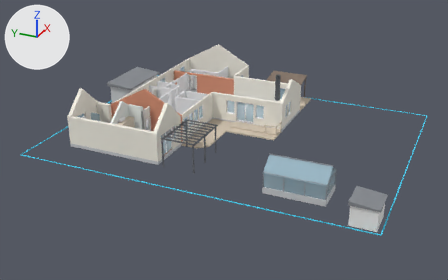
An edit to the glTF model models/Barkgatan3_ext_west_45deg_flush_cutaway.glb, drawn before and after from the same camera.
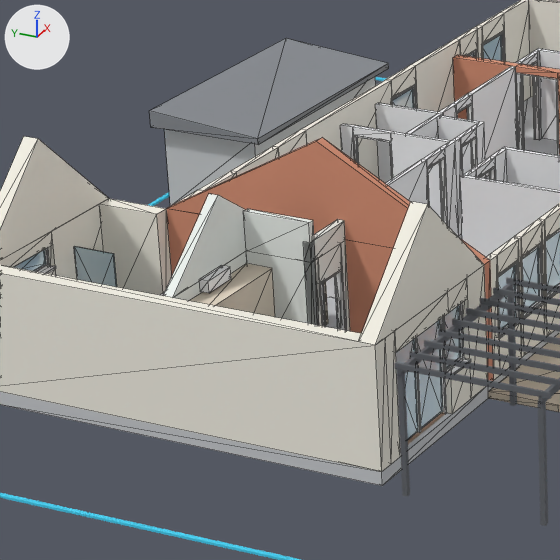
Each version appears first whole from a 50 mm lens placed at (-46.3, -25.2, 24.5), pointed at (2.9, -3.0, -0.1), and next in a close-up on the part from 17% to 44% of the width and 21% to 65% of the height. Lighting does not change. The marker at upper left points along +X, +Y and +Z. The last two pictures show the newer version. The close-ups show mesh edges as thin lines. Vertices at exactly the same position are counted once.

The scene before the commit, as lines of its bpy script (objects in view):
```python
me_geometry_16 = bpy.data.meshes.new('geometry_16')
me_geometry_16.from_pydata(...)  # 128 vertices, 192 faces; spans x -4.55..0.0, y -3.75..-0.51, z 0.0..2.76
me_geometry_16.materials.append(mat_pergola)  # dark grey #63666c
me_geometry_4 = bpy.data.meshes.new('geometry_4')
me_geometry_4.from_pydata(...)  # 72 vertices, 108 faces; spans x -3.96..1.35, y 3.64..8.95, z 0.3..2.98
me_geometry_4.materials.append(mat_interior_fixtures)  # white #fafbfd
me_geometry_7 = bpy.data.meshes.new('geometry_7')
me_geometry_7.from_pydata(...)  # 72 vertices, 138 faces; spans x -3.98..0.0, y 3.2..8.1, z 0.3..4.45
me_geometry_7.materials.append(mat_ext_int_walls)  # white #f0f5f1
me_geometry_8 = bpy.data.meshes.new('geometry_8')
me_geometry_8.from_pydata(...)  # 42 vertices, 80 faces; spans x 0.0..12.55, y 0.0..7.53, z 0.3..5.0
me_geometry_8.materials.append(mat_walls_brick)  # beige #da9376
# before: 4 (0.0, 0.0, 2.95) at pixel (484, 264), 5 (0.25, 0.0, 2.95) at pixel (490, 260), 18 (0.25, 7.53, 2.95) at pixel (172, 204), 19 (0.0, 7.53, 2.95) at pixel (166, 208), 40 (0.0, 3.77, 5.0) at pixel (316, 141)
# before: 41 (0.25, 3.77, 5.0) at pixel (322, 137)
ob_ext_int_walls = bpy.data.objects.new('EXT_INT_WALLS', me_geometry_7)
ob_ext_int_walls.location = (0.0, 0.0, 0.0)
ob_interior_fixtures = bpy.data.objects.new('INTERIOR_FIXTURES', me_geometry_4)
ob_interior_fixtures.location = (0.0, 0.0, 0.0)
ob_pergola = bpy.data.objects.new('PERGOLA', me_geometry_16)
ob_pergola.location = (0.0, 0.0, 0.0)
ob_walls_brick = bpy.data.objects.new('WALLS_BRICK', me_geometry_8)
ob_walls_brick.location = (0.0, 0.0, 0.0)
# also in view: 'CONTEXT_DARK' at (2.5, -3.8, 1.7); 'WALLS_INT' at (8.3, 3.8, 1.4); 'LOT_LINE' at (4.6, -3.7, 0.0); 'CONTEXT_GREY' at (7.8, 9.9, 1.0); 'DECK_WOOD' at (8.3, 1.6, 0.5)
```
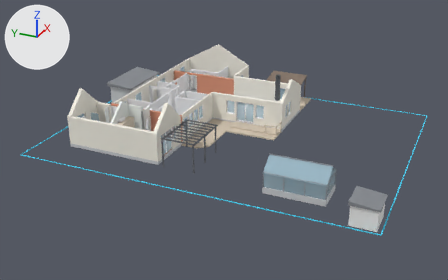
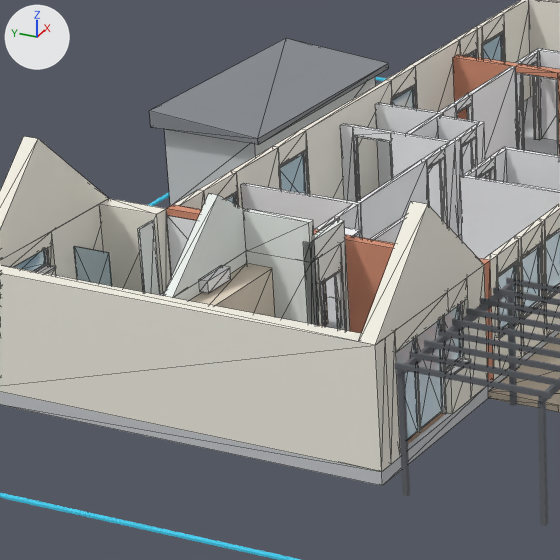
Where the change shows, as pixel boxes (x1, y1, x2, y2) in the close-ups (560 x 560 px; the box of a moved part takes in the faces that stretch with it):
'EXT_INT_WALLS', reshaped: before (163, 194, 350, 331); after (138, 194, 350, 331)
'INTERIOR_FIXTURES', reshaped: before (160, 265, 231, 296); after (160, 215, 361, 296)
part 1 of me_geometry_4, moved or reshaped: before (199, 265, 231, 293); after (199, 266, 231, 293)
part 2 of me_geometry_4, added: after (166, 215, 197, 277)
part 3 of me_geometry_7, added: after (138, 220, 160, 295)
part 4 of me_geometry_8, deleted (beige): before (166, 137, 490, 264)

What the commit changed:
me_geometry_4 is used by ob_interior_fixtures; location (0.0, 0.0, 0.0).
me_geometry_4 had 72 vertices, 108 faces and spanned x -3.96..1.35, y 3.64..8.95, z 0.3..2.98.
me_geometry_4 now has 80 vertices, 120 faces and spans x -3.96..1.35, y 3.64..8.95, z 0.3..2.98.
me_geometry_4 part 1: the loose piece of 8 vertices spanning x -3.05..-2.25, y 4.52..4.73, z 2.72..2.98 is moved by (-0.01, 0.0, 0.0).
me_geometry_4 part 2: a new loose piece, a box spanning x -0.025..0.0, y 4.95..7.53, z 0.3..2.8, in mat_interior_fixtures (white #fafbfd).
me_geometry_7 is used by ob_ext_int_walls; location (0.0, 0.0, 0.0).
me_geometry_7 had 72 vertices, 138 faces and spanned x -3.98..0.0, y 3.2..8.1, z 0.3..4.45.
me_geometry_7 now has 80 vertices, 150 faces and spans x -3.98..0.0, y 3.2..8.1, z 0.3..4.45.
me_geometry_7 part 3: a new loose piece, a box spanning x -0.9..-0.365, y 7.6..7.65, z 0.3..2.8, in mat_ext_int_walls (white #f0f5f1).
me_geometry_8 is used by ob_walls_brick; location (0.0, 0.0, 0.0).
Verts and faces of me_geometry_8; kept vertices keep their numbers, new ones are numbered from 42.
me_geometry_8 had 42 vertices, 80 faces and spanned x 0.0..12.55, y 0.0..7.53, z 0.3..5.0.
me_geometry_8 now has 40 vertices, 72 faces and spans x 0.0..12.55, y 0.0..7.53, z 0.3..2.95.
Part 4, on me_geometry_8:
Vertices deleted: 40, 41 (with the faces that use them).
Faces deleted: (5, 19, 18), (4, 19, 5).
